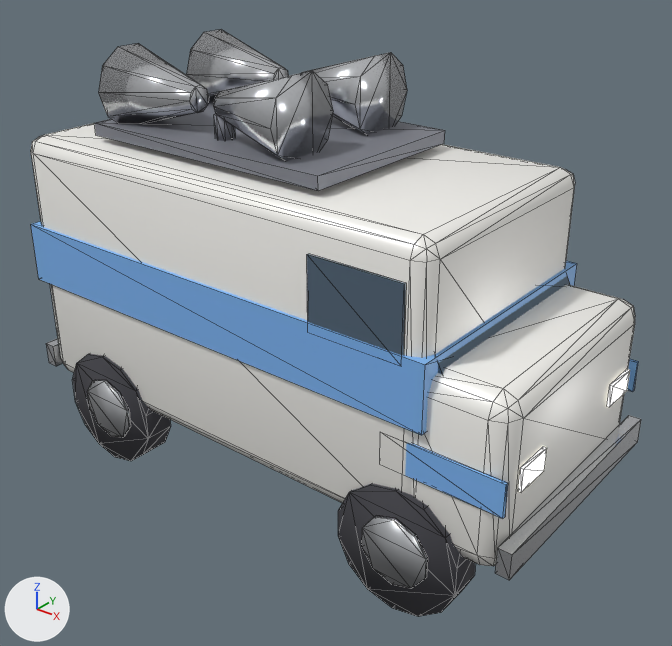
One commit to the glTF model public/models/van.glb: the scene before it, then after it.
Camera for both pictures: a 50 mm lens placed at (1.73, -2.08, 1.86), pointed at (0.08, -0.01, 0.58). The axes (+X, +Y, +Z) are drawn at lower left. The lights are the same throughout. The older version comes first. Mesh edges are drawn as thin lines. Vertices at exactly the same position are counted once.

Before the edit, the objects in view are built like this:
```python
me_cube_281 = bpy.data.meshes.new('Cube.281')
me_cube_281.from_pydata(...)  # 520 vertices, 924 faces; spans x -0.94..0.94, y -0.42..0.42, z 0.0..1.38
me_cube_281.materials.append(mat_vanbody)  # white #f9f8f3
me_cube_281.materials.append(mat_window)  # blue #617689
me_cube_281.materials.append(mat_stripe)  # blue #7cb3ed
me_cube_281.materials.append(mat_headlamp)  # white #fffced, glowing pale yellow #fff9e7
me_cube_281.materials.append(mat_taillamp)  # red #ed5050, glowing red #f33f3f
me_cube_281.materials.append(mat_chrome)  # white #e1e3e7
me_cube_281.materials.append(mat_base)  # grey #898b95
me_cube_281.materials.append(mat_tyre)  # dark grey #3f3f45
me_cube_281.materials.append(mat_rim)  # light grey #dadde1
ob_campaignvan = bpy.data.objects.new('CampaignVan', me_cube_281)
ob_campaignvan.location = (0.0, 0.0, 0.0)
```
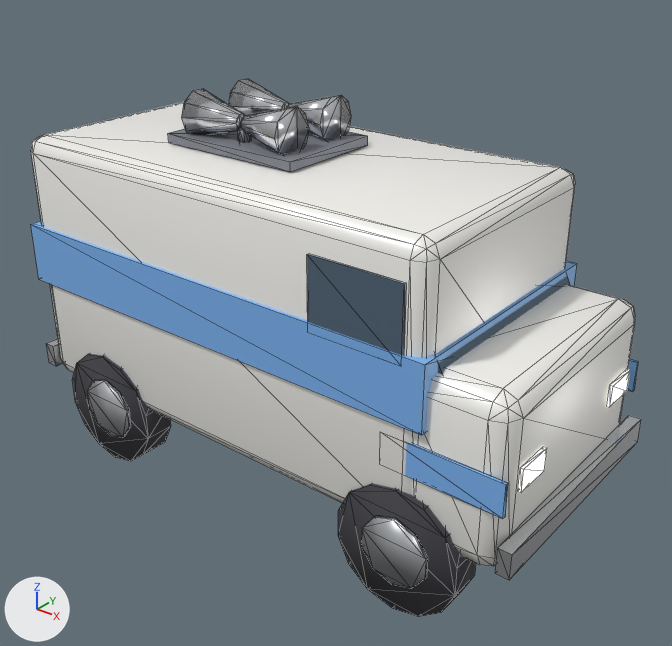
Location of each change, (x1, y1, x2, y2) in pixels of the pictures (672 x 646 px; the box of a moved part takes in the faces that stretch with it):
'CampaignVan', reshaped (8% shorter): before (31, 29, 641, 617); after (31, 79, 641, 617)
part 1 of me_cube_281, moved or reshaped: before (214, 71, 333, 161); after (241, 107, 309, 155)
part 2 of me_cube_281, moved or reshaped: before (99, 43, 209, 124); after (181, 89, 245, 135)
part 3 of me_cube_281, moved or reshaped: before (302, 52, 407, 135); after (287, 95, 351, 141)
part 4 of me_cube_281, moved or reshaped: before (186, 29, 289, 103); after (228, 79, 289, 115)
part 5 of me_cube_281, moved or reshaped: before (94, 102, 445, 191); after (168, 129, 368, 172)
part 6 of me_cube_281, moved or reshaped: before (214, 113, 236, 141); after (238, 128, 251, 143)

The change in detail:
me_cube_281 is used by ob_campaignvan; location (0.0, 0.0, 0.0).
me_cube_281 had 520 vertices, 924 faces and spanned x -0.94..0.94, y -0.42..0.42, z 0.0..1.38.
me_cube_281 now has 520 vertices, 924 faces and spans x -0.94..0.94, y -0.42..0.42, z 0.0..1.26.
me_cube_281 part 1: the loose piece of 20 vertices spanning x -0.2..0.1, y -0.31..-0.05, z 1.14..1.38 is scaled about its middle by (0.6, 0.581, 0.581), then moved by (-0.05, 0.08, -0.07).
me_cube_281 part 2: the loose piece of 20 vertices spanning x -0.6..-0.3, y -0.31..-0.05, z 1.14..1.38 is scaled about its middle by (0.6, 0.581, 0.581), then moved by (0.15, 0.08, -0.07).
me_cube_281 part 3: the loose piece of 20 vertices spanning x -0.2..0.1, y 0.05..0.31, z 1.14..1.38 is scaled about its middle by (0.6, 0.581, 0.581), then moved by (-0.05, -0.08, -0.07).
me_cube_281 part 4: the loose piece of 20 vertices spanning x -0.6..-0.3, y 0.05..0.31, z 1.14..1.38 is scaled about its middle by (0.6, 0.581, 0.581), then moved by (0.15, -0.08, -0.07).
me_cube_281 part 5: the loose piece of 8 vertices spanning x -0.65..0.25, y -0.3..0.3, z 1.12..1.16 is scaled about its middle by (0.556, 0.6, 0.75), then moved by (0.0, 0.0, -0.02).
me_cube_281 part 6: the loose piece of 16 vertices spanning x -0.23..-0.17, y -0.21..-0.15, z 1.15..1.23 is scaled about its middle by (0.667, 0.667, 0.625), then moved by (0.0, 0.08, -0.04).
Other edits to the shape of me_cube_281 do not show in these pictures.
